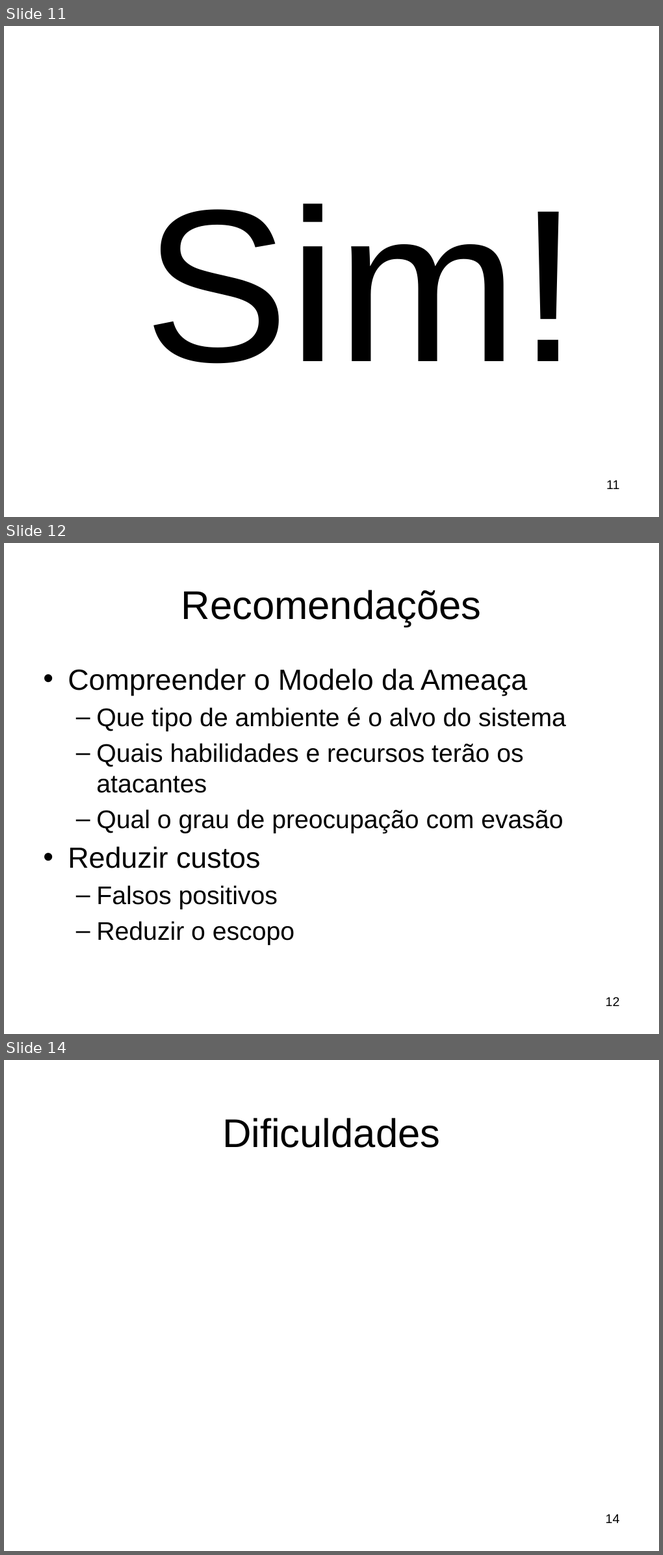
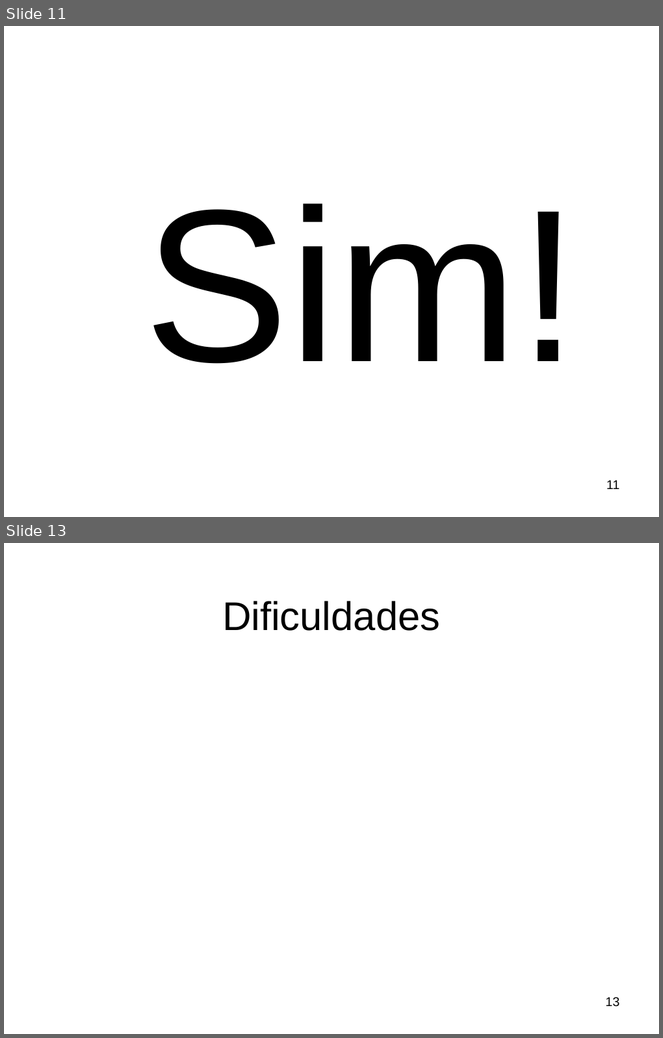
Before and after one commit to leticiawoelfer/algoritmo-genetico-IA, a slide deck: Seminário/Rascunho Douglas/Apresentação Raciocinio Baseado em Casos.pptx. Shown one above the other, each under a label of ours: slides 11, 12 and 14 before the commit, slides 11 and 13 after it; the slides between them are not shown. The pictures are 663x1555 and 663x1038 pixels, drawn with LibreOffice and Linux fonts; fonts in the diff are those of the drawing; background and template pictures are left out. Boxes give left, top, right and bottom in pixels: in the first picture for what was removed or moved away, otherwise in the second. Text is boxed around its words. In the diff, an @@ line names an element or a change of style, - is before the commit and + after.

```diff
--- a/Seminário/Rascunho Douglas/Apresentação Raciocinio Baseado em Casos.pptx
+++ b/Seminário/Rascunho Douglas/Apresentação Raciocinio Baseado em Casos.pptx
@@ slide 12 removed at (x1=4, y1=543, x2=659, y2=1034), background picture (left out) @@
@@ title removed at (x1=181, y1=590, x2=482, y2=627) @@
-Recomendações
@@ text removed at (x1=68, y1=668, x2=566, y2=945) @@
-• Compreender o Modelo da Ameaça
-  – Que tipo de ambiente é o alvo do sistema
-  – Quais habilidades e recursos terão os atacantes
-  – Qual o grau de preocupação com evasão
-• Reduzir custos
-  – Falsos positivos
-  – Reduzir o escopo
@@ page number removed at (x1=606, y1=997, x2=620, y2=1006) @@
-12
@@ what was slide 14 is now slide 13 @@
@@ page number at (x1=606, y1=997, x2=620, y2=1007): text changed @@
-14
+13
```
Also in this commit, not shown: 2 slides changed, 1 slide added, 1 other slide removed, 2 other files.
